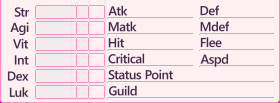
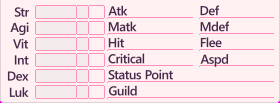
Two versions of the same layered image (280x103). Layer-by-layer changes:
painted on "Background" over [0, 0, 280, 103]
